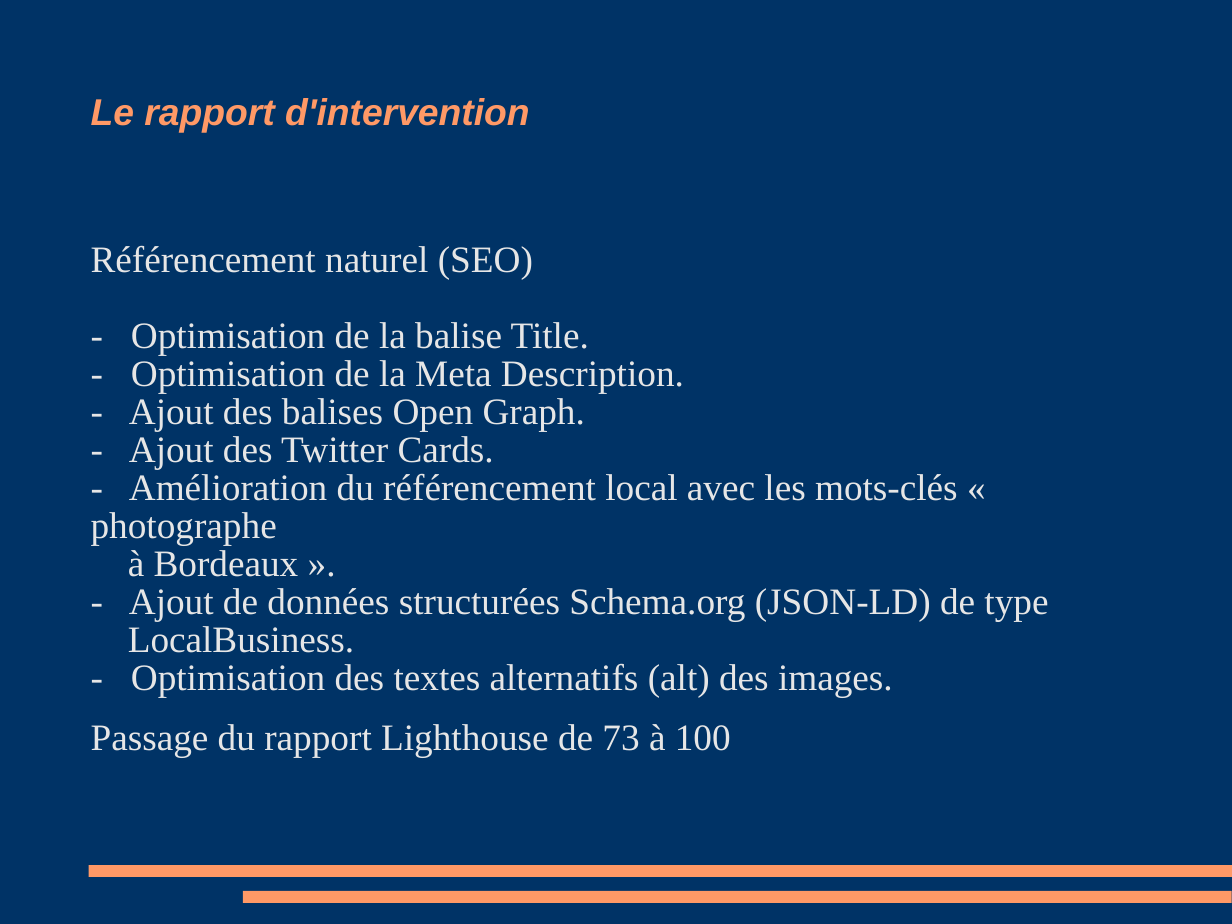
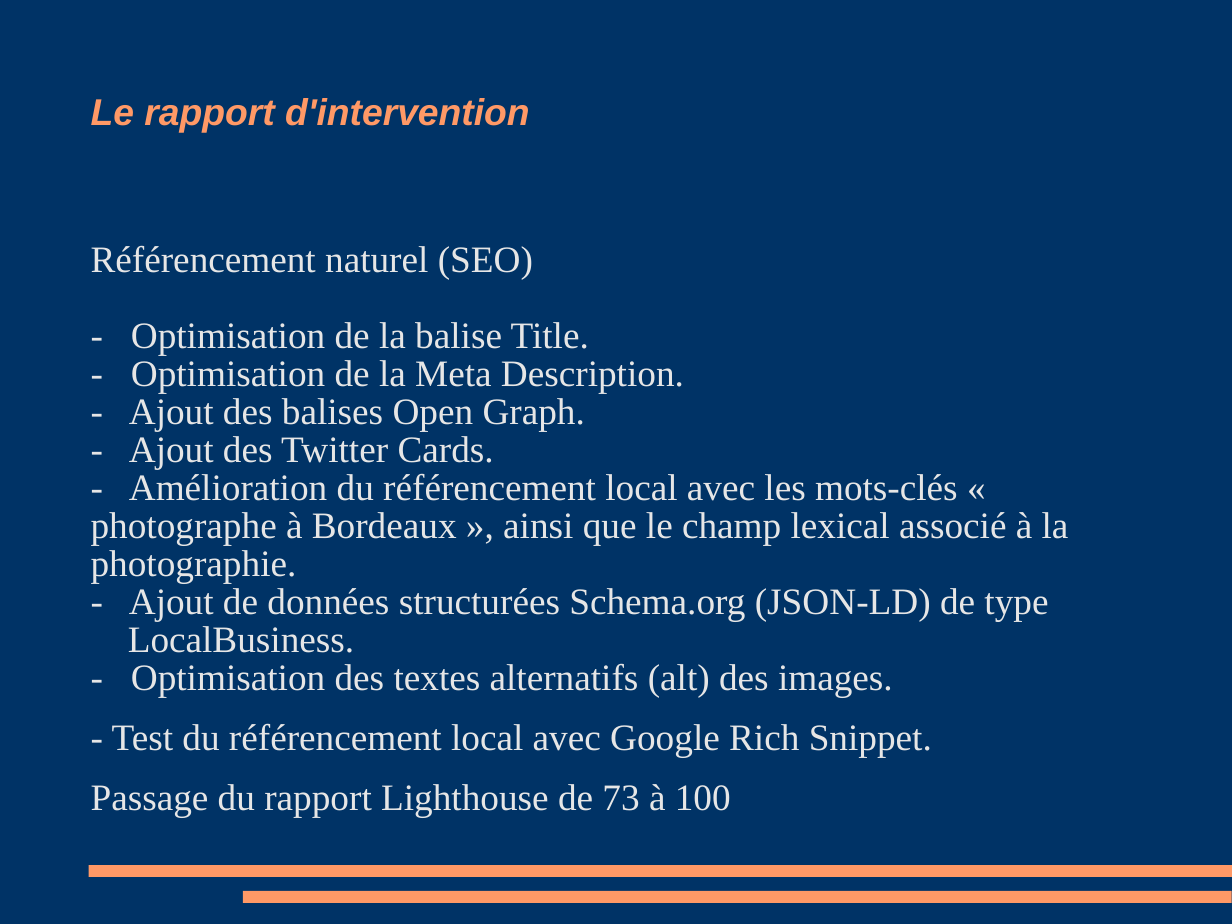
Before and after one commit to david51-ocr/Projet-Optimisation, a slide deck: slide 5 of Cahier de recette.ppt. Drawn at 1232x924 pixels with LibreOffice and Linux fonts; fonts in the diff are those of the drawing. Boxes give left, top, right and bottom in pixels: in the first picture for what was removed or moved away, otherwise in the second. Text is boxed around its words. In the diff, an @@ line names an element or a change of style, - is before the commit and + after.

```diff
--- a/Cahier de recette.ppt
+++ b/Cahier de recette.ppt
@@ text at (91,245,1069,757): text changed @@
-Référencement naturel (SEO)
-- Optimisation de la balise Title.
-- Optimisation de la Meta Description.
-- Ajout des balises Open Graph.
-- Ajout des Twitter Cards.
-- Amélioration du référencement local avec les mots-clés « photographe
-à Bordeaux ».
-- Ajout de données structurées Schema.org (JSON-LD) de type
-LocalBusiness.
-- Optimisation des textes alternatifs (alt) des images.
+Référencement naturel (SEO)
+- Optimisation de la balise Title.
+- Optimisation de la Meta Description.
+- Ajout des balises Open Graph.
+- Ajout des Twitter Cards.
+- Amélioration du référencement local avec les mots-clés « photographe à Bordeaux », ainsi que le champ lexical associé à la photographie.
+- Ajout de données structurées Schema.org (JSON-LD) de type
+LocalBusiness.
+- Optimisation des textes alternatifs (alt) des images.
+- Test du référencement local avec Google Rich Snippet.
```
Also in this commit, not shown: 5 other slides changed, 2 other files.
